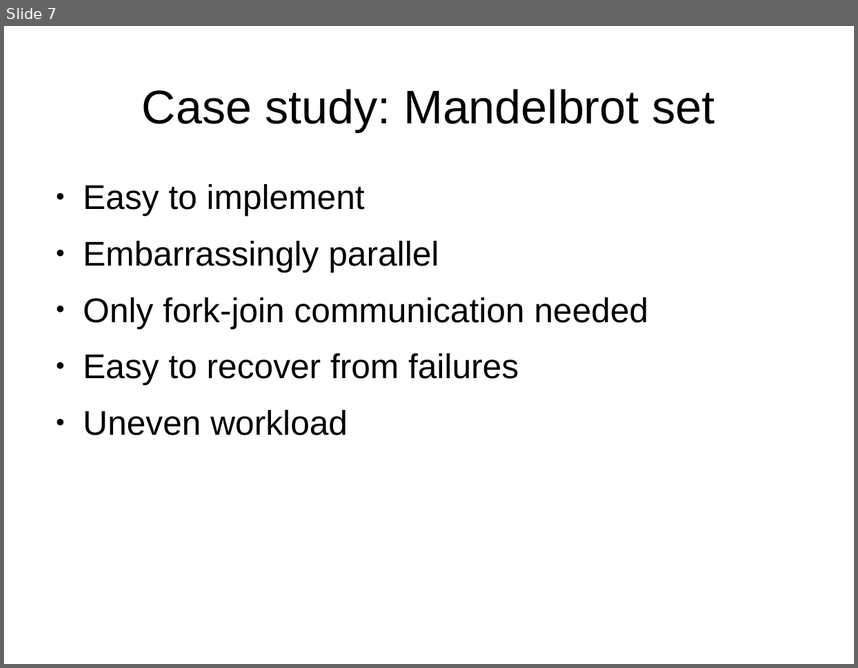
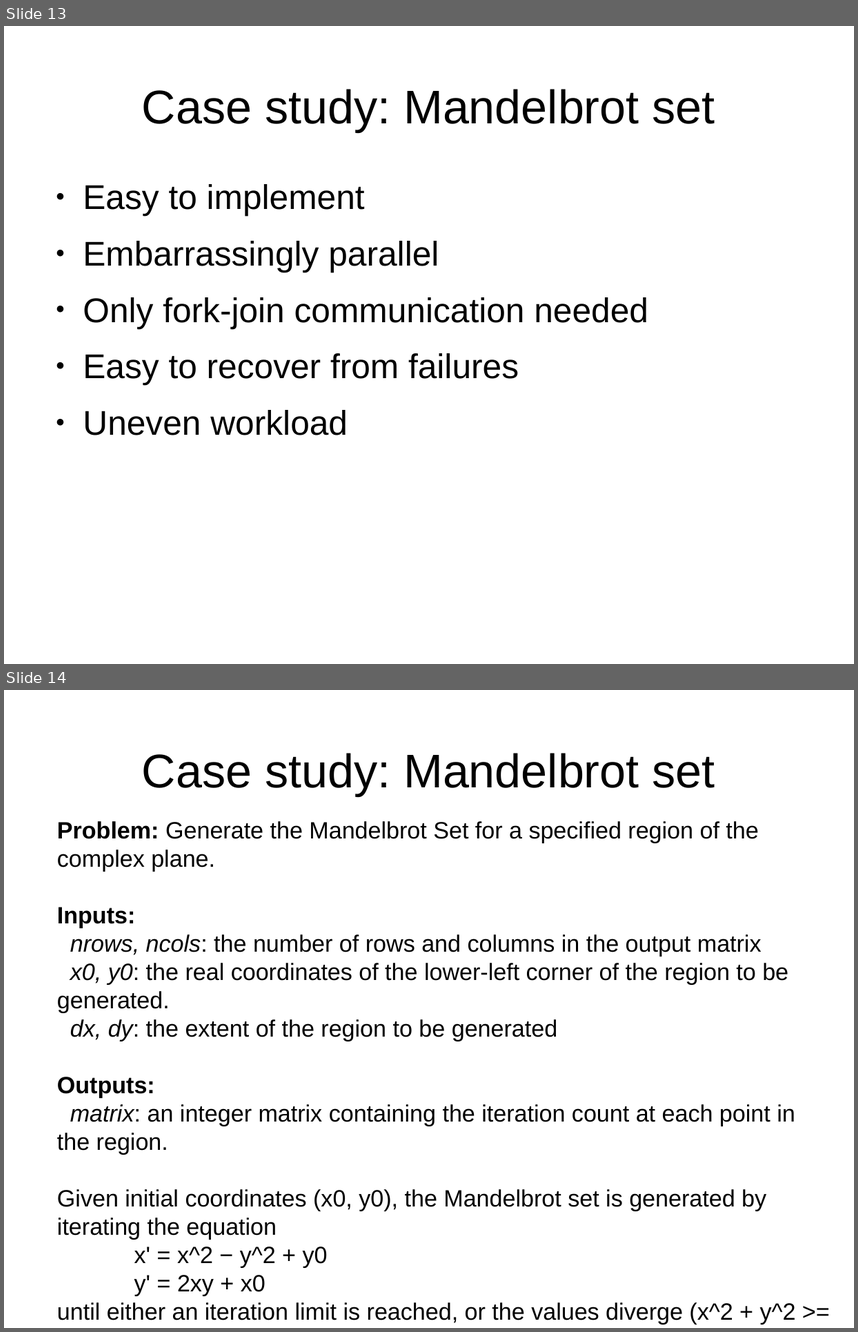
Before and after one commit to FractalDesigns/cowichan-1, a slide deck: miscellaneous/2010-12/slides.odp. Shown one above the other, each under a label of ours: slide 7 before the commit, slides 13 and 14 after it. The pictures are 858x668 and 858x1332 pixels, drawn with LibreOffice and Linux fonts; fonts in the diff are those of the drawing; background and template pictures are left out. Boxes give left, top, right and bottom in pixels: in the first picture for what was removed or moved away, otherwise in the second. Text is boxed around its words. In the diff, an @@ line names an element or a change of style, - is before the commit and + after.

```diff
--- a/miscellaneous/2010-12/slides.odp
+++ b/miscellaneous/2010-12/slides.odp
@@ slide 14 added at bbox=[4, 690, 854, 1328], background picture (left out) @@
@@ title added at bbox=[142, 753, 715, 796], 44 pt, text #000000 @@
+Case study: Mandelbrot set
@@ text added at bbox=[57, 821, 796, 1323], 22 pt, text #000000 @@
+Problem: Generate the Mandelbrot Set for a specified region of the complex plane.
+Inputs:
+nrows, ncols: the number of rows and columns in the output matrix
+x0, y0: the real coordinates of the lower-left corner of the region to be generated.
+dx, dy: the extent of the region to be generated
+Outputs:
+matrix: an integer matrix containing the iteration count at each point in the region.
+Given initial coordinates (x0, y0), the Mandelbrot set is generated by iterating the equation
+x' = x^2 − y^2 + y0
+y' = 2xy + x0
+until either an iteration limit is reached, or the values diverge (x^2 + y^2 >= 2).
@@ what was slide 7 is now slide 13 @@
```
Also in this commit, not shown: 3 slides changed, 18 other slides added, 4 slides removed, 1 other file.
